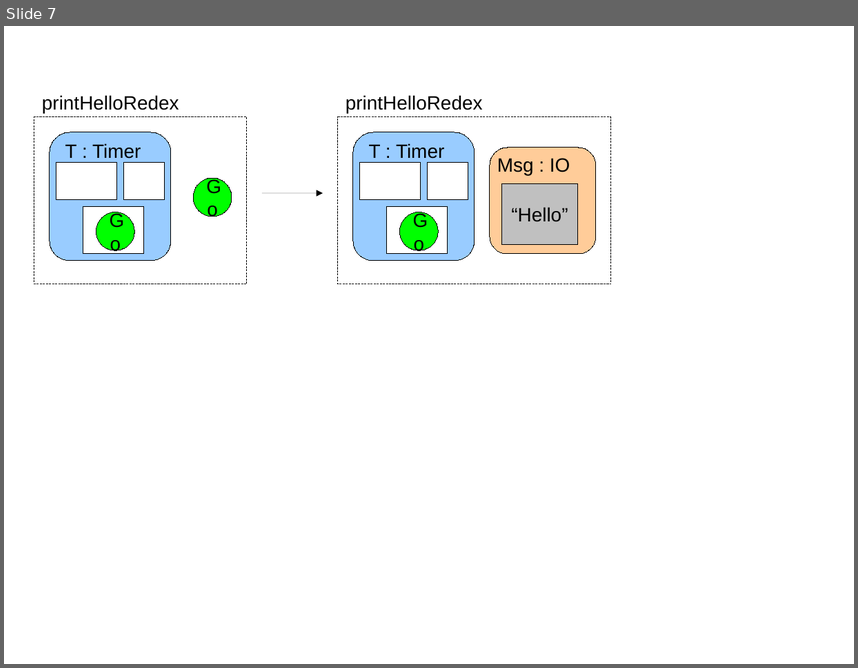
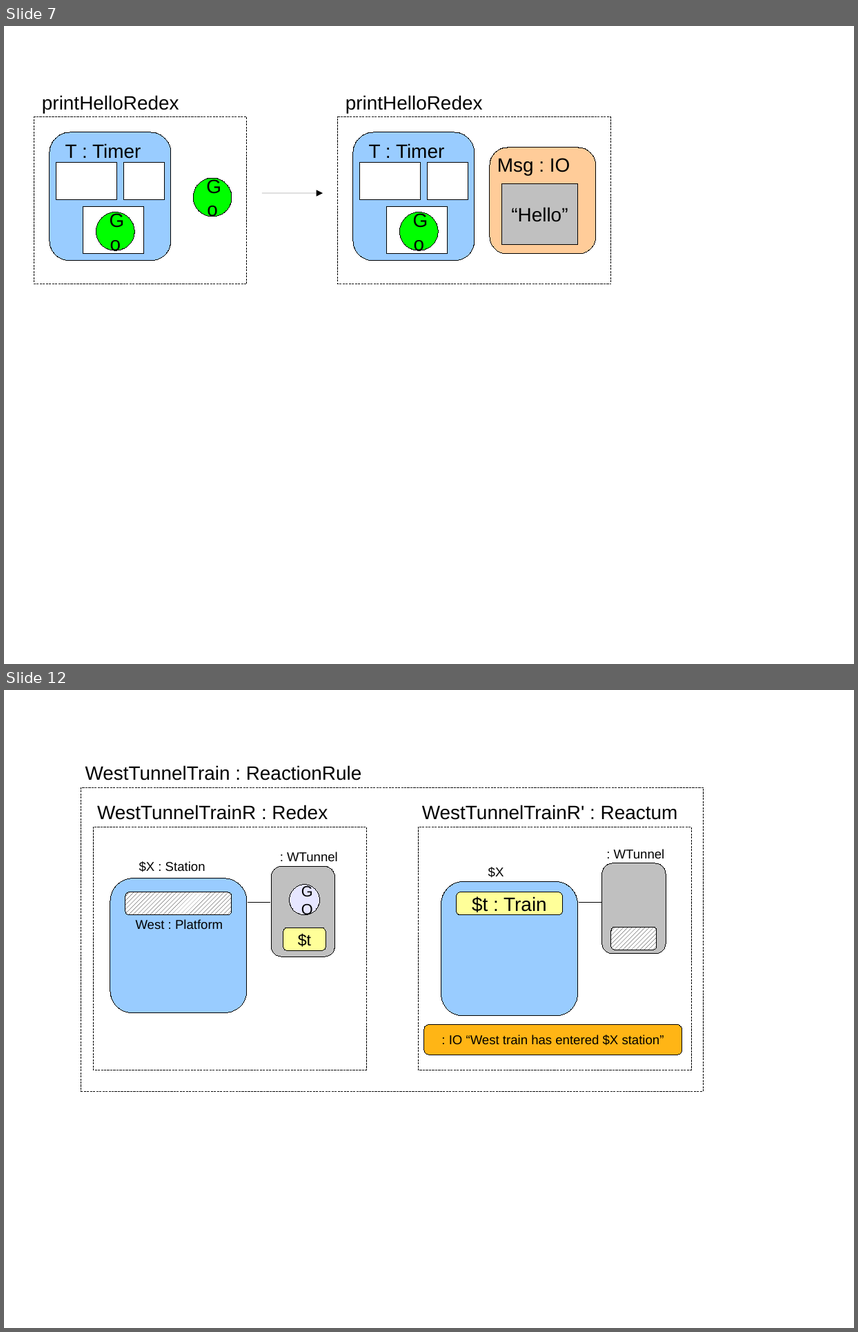
Before and after one commit to gian/lope, a slide deck: doc/diagrams/bigraph_place.odp. Shown one above the other, each under a label of ours: slide 7 before the commit, slides 7 and 12 after it; the slides between them are not shown. The pictures are 858x668 and 858x1332 pixels, drawn with LibreOffice and Linux fonts; fonts in the diff are those of the drawing. Boxes give left, top, right and bottom in pixels: in the first picture for what was removed or moved away, otherwise in the second. Text is boxed around its words. In the diff, an @@ line names an element or a change of style, - is before the commit and + after.

```diff
--- a/doc/diagrams/bigraph_place.odp
+++ b/doc/diagrams/bigraph_place.odp
@@ slide 12 added at [4, 690, 854, 1328], background #FFFFFF @@
@@ text added at [85, 765, 362, 780], 18 pt, text #000000 @@
+WestTunnelTrain : ReactionRule
@@ rectangle added at [81, 787, 704, 1091], outline #000000 0 pt @@
@@ text added at [97, 805, 328, 820], 18 pt, text #000000 @@
+WestTunnelTrainR : Redex
@@ text added at [422, 805, 678, 820], 18 pt, text #000000 @@
+WestTunnelTrainR' : Reactum
@@ rectangle added at [94, 827, 366, 1069], outline #000000 0 pt @@
@@ rectangle added at [418, 827, 691, 1069], outline #000000 0 pt @@
@@ text added at [287, 851, 338, 862], 12 pt, text #000000 @@
+: WTunnel
@@ text added at [614, 849, 665, 858], 12 pt, text #000000 @@
+: WTunnel
@@ text added at [139, 861, 205, 872], 12 pt, text #000000 @@
+$X : Station
@@ freeform shape added at [271, 866, 335, 956], fill #C0C0C0, outline #000000 0 pt @@
@@ text added at [488, 867, 504, 878], 12 pt, text #000000 @@
+$X
@@ freeform shape added at [603, 862, 666, 953], fill #C0C0C0, outline #000000 0 pt @@
@@ rounded rectangle added at [110, 878, 247, 1012], fill #99CCFF, outline #000000 0 pt @@
@@ rounded rectangle added at [125, 892, 232, 915], fill #FFFFFF, outline #000000 0 pt @@
@@ rounded rectangle added at [125, 892, 232, 915], fill pattern #000000 on #FFFFFF, outline #000000 0 pt @@
@@ ellipse added at [290, 885, 319, 914], fill #E6E6FF, outline #000000 0 pt, 14 pt, text #000000 @@
+GO
@@ rounded rectangle added at [441, 881, 578, 1016], fill #99CCFF, outline #000000 0 pt @@
@@ rounded rectangle added at [457, 892, 564, 915], fill #FFFF99, outline #000000 0 pt, 18 pt, text #000000 @@
+$t : Train
@@ line added from (270, 902) to (248, 902), #000000 0 pt @@
@@ line added from (601, 902) to (579, 902), #000000 0 pt @@
@@ text added at [136, 919, 223, 929], 12 pt, text #000000 @@
+West : Platform
@@ rounded rectangle added at [283, 927, 326, 951], fill #FFFF99, outline #000000 0 pt, 15 pt, text #000000 @@
+$t
@@ rounded rectangle added at [611, 927, 657, 950], fill #FFFFFF, outline #000000 0 pt @@
@@ rounded rectangle added at [611, 927, 657, 950], fill pattern #000000 on #FFFFFF, outline #000000 0 pt @@
@@ rounded rectangle added at [424, 1024, 683, 1054], fill #FFB515, outline #000000 0 pt, 12 pt, text #000000 @@
+: IO “West train has entered $X station”
```
Also in this commit, not shown: 1 slide changed, 3 other slides added, 2 other files.
